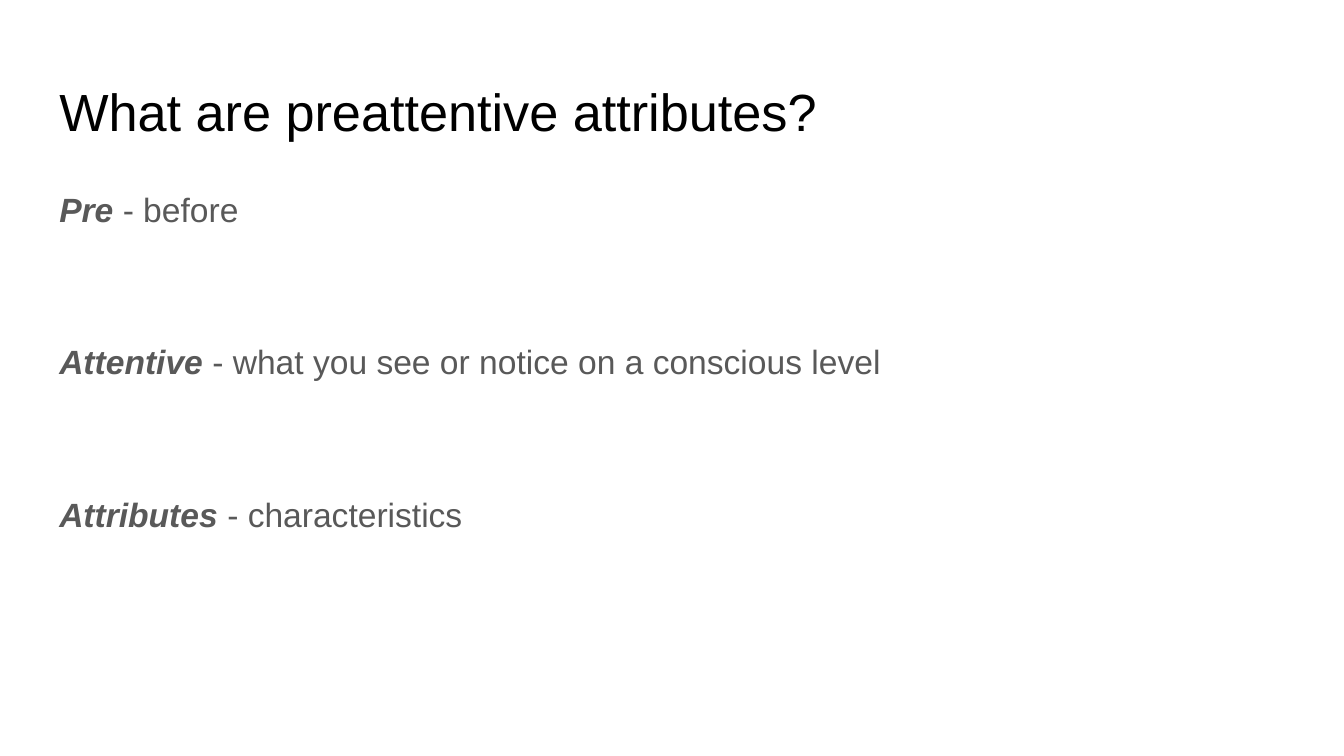
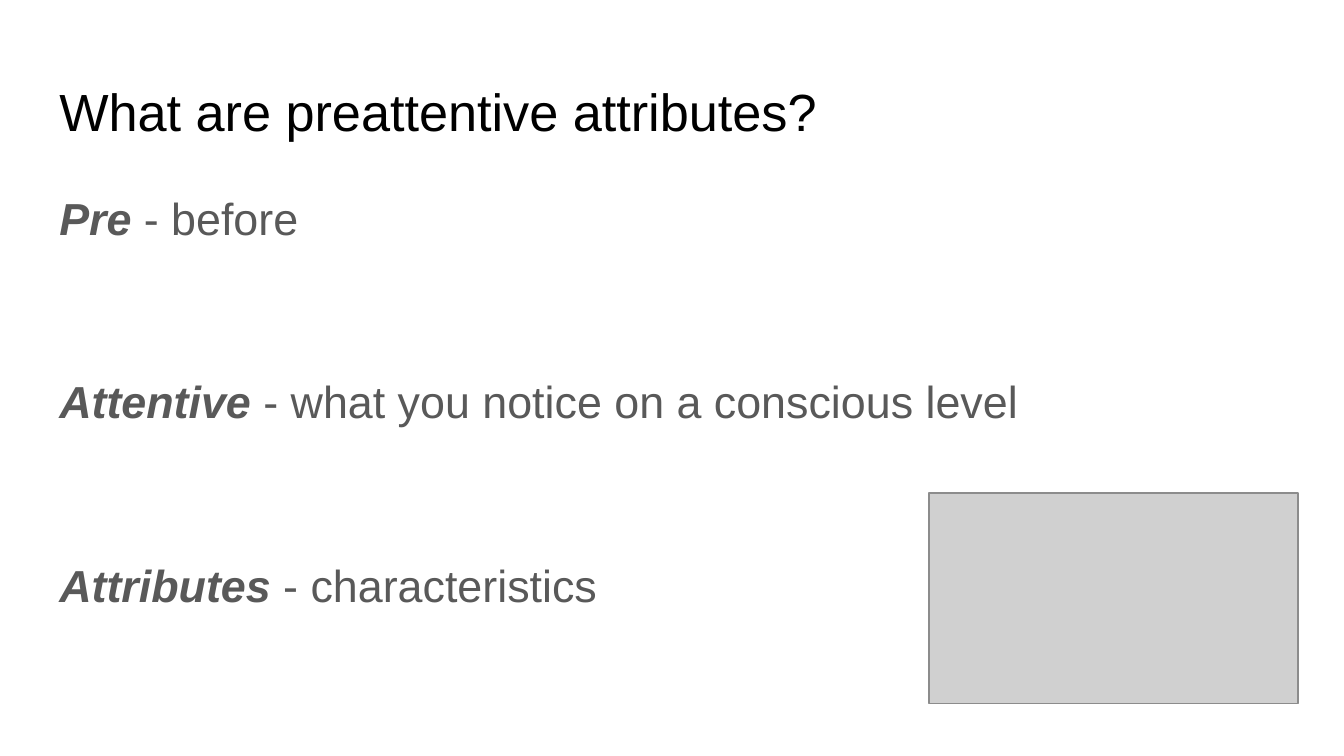
Before and after one commit to soslin/ds-trainings-i-created, a slide deck: slide 2 of Made you look!.pptx. Drawn at 1344x756 pixels with LibreOffice and Linux fonts; fonts in the diff are those of the drawing; grey boxes stand for pictures. Boxes give left, top, right and bottom in pixels: in the first picture for what was removed or moved away, otherwise in the second. Text is boxed around its words. In the diff, an @@ line names an element or a change of style, - is before the commit and + after.

```diff
--- a/Made you look!.pptx
+++ b/Made you look!.pptx
@@ text at box(59, 202, 597, 603): size 18 to 24 pt in "Pre - before", "Attributes - characteristics" @@
@@ text at box(59, 385, 1018, 427): text changed; size 18 to 24 pt @@
-Attentive - what you see or notice on a conscious level
+Attentive - what you notice on a conscious level
@@ picture added at box(929, 493, 1298, 704) @@
```
Also in this commit, not shown: 4 other slides changed, 4 slides added, 1 slide removed.
